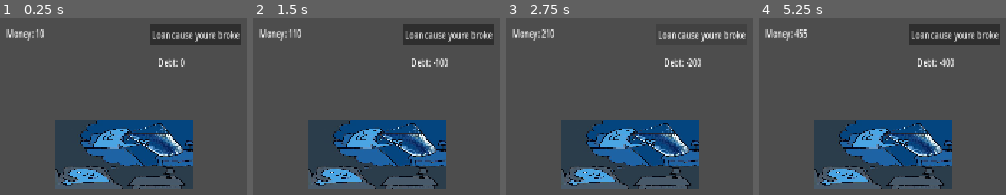
Above: before the commit, frames 1-4 (left to right).
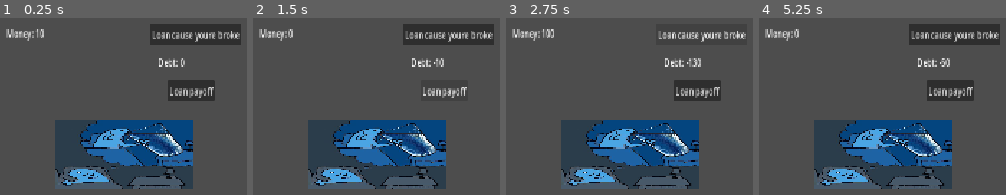
Above: after the commit, the same moments.

Repository: dany0325/gamblecore-online
Game: Godot game, scene res://Scenes/game.tscn
The game is run twice, just before and just after one commit, with the same random seed, the same clock (stepped at 60 frames per second) and the same inputs.
Inputs (mouse positions are in pixels of both pictures, inside the frame that each line leads up to):
- Up to frame 1 (0.25 s): no input
- Up to frame 2 (1.5 s): click "Loan cause youre broke" at 0.5 s; click (443, 90) at 1.25 s, where only the run after the commit has a clickable "Loan payoff"
- Up to frame 3 (2.75 s): click "Loan cause youre broke" at 2 s
- Up to frame 4 (5.25 s): click (949, 90) at 2.75 s, where only the run after the commit has a clickable "Loan payoff"; click "Loan cause youre broke" at 3.5 s; click (949, 90) at 4.25 s, where only the run after the commit has a clickable "Loan payoff"; tap Enter at 5 s; move the mouse to (882, 154) at 5.02 s

The runs differ from the first frame. In frame 1, 2.1% of the frame differs, in the area x 68-88%, y 35-47%; in frame 2, 0.8%; in frame 3, 2.3%; in frame 4, 2.4%, in the area x 14-88%, y 6-47%.

Commit message:
loan upd

Diff:
--- a/Scenes/game.tscn
+++ b/Scenes/game.tscn
@@ -33,3 +33,10 @@
 
 [node name="slotmachine" parent="." unique_id=1201141508 instance=ExtResource("1_ebmjs")]
 position = Vector2(250.00113, 187)
+
+[node name="aaaaaaaaaaaaaaaaa" type="Button" parent="." unique_id=1078949645]
+offset_left = 341.17798
+offset_top = 79.0
+offset_right = 441.17798
+offset_bottom = 110.0
+text = "Loan payoff"
--- a/Scripts/player.gd
+++ b/Scripts/player.gd
@@ -5,9 +5,12 @@
 @onready var money_label: Label = $"../money_label"
 @onready var debt_kabel: Label = $"../debt_kabel"
 @onready var loan_gib: Button = $"../loan_gib"
+@onready var aaaaaaaaaaaaaaaaa: Button = $"../aaaaaaaaaaaaaaaaa"
 
 func _ready() -> void:
 	loan_gib.pressed.connect(_loan_gib)
+	aaaaaaaaaaaaaaaaa.pressed.connect(_loan_payoff)
+
 
 func _process(delta: float) -> void:
 	money_label.text = "Money: " + str(money)
@@ -18,4 +21,16 @@
 
 func _loan_gib():
 	money += 100
-	debt -= 100
+	debt -= 120
+
+func _loan_payoff():
+	if money > 0:
+		if (debt + money > 0):
+			money += debt
+			debt = 0
+		else:
+			var temp = money
+			money -= temp
+			debt += temp
+	else:
+		print("kys jew. ingame")
